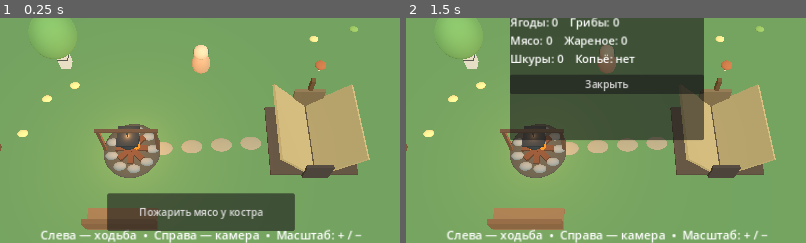
Above: before the commit, frames 1-2 (left to right).
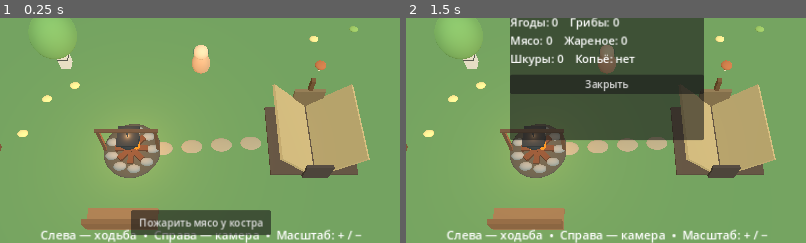
Above: after the commit, the same moments.

Repository: hjz2tz7cgv-ctrl/DikiyKrayGodot
Game: Godot game, scene res://scenes/main.tscn
Same seed, same stepped clock (60 frames per second), same inputs: the game is played once before the commit and once after it.
Inputs:
- Up to frame 1 (0.25 s): no input
- Up to frame 2 (1.5 s): click "Пожарить мясо у костра" at 0.5 s; click "Рюкзак" at 1.25 s
The pictures show only the part of the screen within x 25-75%, y 41-91%; the shares and areas given below are measured in that part.

The runs differ from the first frame. In frame 1, 6.7% of the frame differs, in the area x 26-74%, y 77-97%; in frame 2, nothing differs.

Commit message:
Add files via upload

Diff:
--- a/scripts/main.gd
+++ b/scripts/main.gd
@@ -575,7 +575,7 @@
     top.add_child(action_button)
     nearby_button = Button.new()
     nearby_button.text = "Действие рядом"
-    nearby_button.custom_minimum_size = Vector2(205, 54)
+    nearby_button.custom_minimum_size = Vector2(0, 0)
     nearby_button.focus_mode = Control.FOCUS_NONE
     nearby_button.visible = false
     nearby_button.pressed.connect(_perform_nearby_action)
@@ -583,10 +583,10 @@
     # Якоря задаются относительно реального размера экрана.
     root.add_child(nearby_button)
     nearby_button.set_anchors_preset(Control.PRESET_CENTER_BOTTOM)
-    nearby_button.offset_left = -150.0
-    nearby_button.offset_right = 150.0
-    nearby_button.offset_top = -145.0
-    nearby_button.offset_bottom = -85.0
+    nearby_button.offset_left = -112.0
+    nearby_button.offset_right = 112.0
+    nearby_button.offset_top = -118.0
+    nearby_button.offset_bottom = -78.0
     nearby_button.mouse_filter = Control.MOUSE_FILTER_STOP
     action_menu = PanelContainer.new()
     root.add_child(action_menu)
@@ -874,7 +874,11 @@
             _pickup_index(closest)
     elif nearby_action_kind == "resource":
         var index := _nearest_resource()
-        if index >= 0:
+        if index >= 0 and bool(resources[index]["alive"]):
+            # Та же добыча, что при нажатии непосредственно на гриб,
+            # дерево или камень: запускаем процесс с заполнением шкалы.
+            pending_index = -1
+            pending_kind = ""
             _begin_mining(index)
     _update_nearby_action()
 
